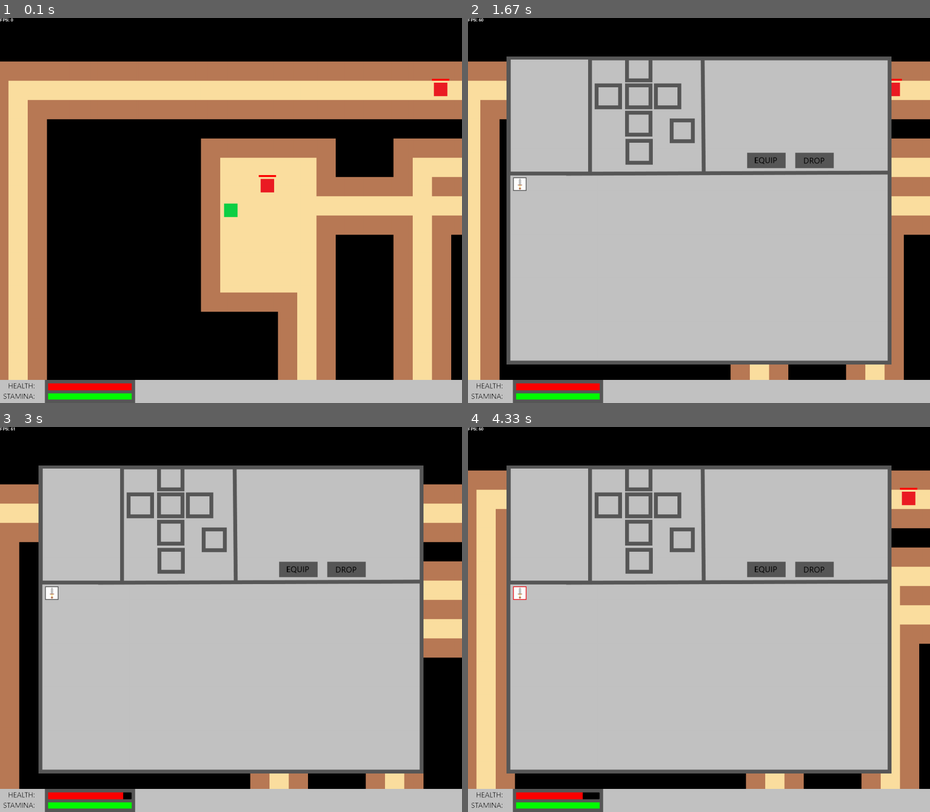
Above: before the commit, frames 1-4 (two rows, left to right).
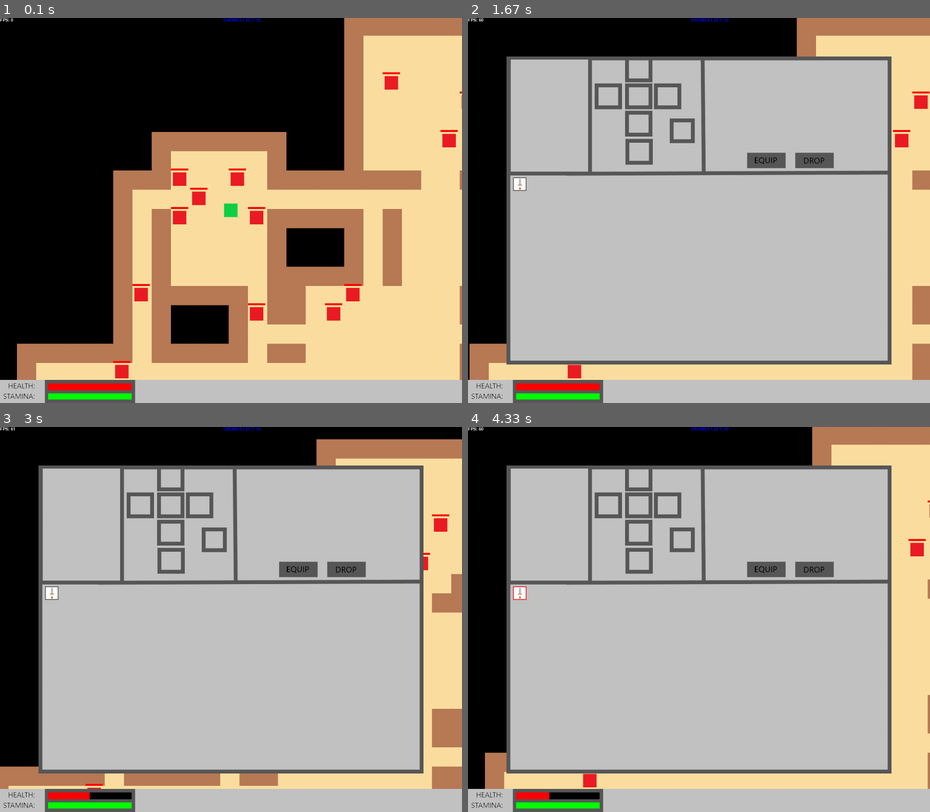
Above: after the commit, the same moments.

Repository: legotrainkid/Python-Pygame-Dungeon-Crawler
Game: pygame game, started from main.py
The game is run twice, just before and just after one commit, with the same random seed, the same clock (stepped at 60 frames per second) and the same inputs.
Inputs (mouse positions are in pixels of both pictures, inside the frame that each line leads up to):
- Up to frame 1 (0.1 s): no input
- Up to frame 2 (1.67 s): right-click (680, 225) at 0.38 s; click "FPS: 61" at 0.72 s; tap E at 1 s; hold D from 1.33 s (still down)
- Up to frame 3 (3 s): release D at 1.8 s; hold W 1.83-2.13 s; hold D 2.17-2.63 s; hold A from 2.67 s (still down)
- Up to frame 4 (4.33 s): release A at 3.2 s; hold S 3.23-3.53 s; hold A 3.57-3.97 s; click (518, 592) at 4.05 s

The runs differ from the first frame. In frame 1, 60% of the frame differs, in the area x 0-100%, y 0-94%; in frame 2, 18%; in frame 3, 15%; in frame 4, 18%.

Commit message:
Added arrows

Diff:
--- a/ENTITIES.py
+++ b/ENTITIES.py
@@ -1,4 +1,26 @@
 import pygame
+
+class Arrow(pygame.sprite.Sprite):
+    def __init__(self, x, y, image, damage):
+        super().__init__()
+
+        self.image = image.convert_alpha()
+
+        self.rect = self.image.get_rect()
+        self.rect.x = x
+        self.rect.y = y
+
+        self.change_x = 0
+        self.change_y = 0
+
+        self.damage = damage
+
+    def update(self, move):
+        self.rect.x += move[0] + self.change_x
+        self.rect.y += move[1] + self.change_y
+
+    def draw(self, screen):
+        screen.blit(self.image, self.rect)
 
 class Tile(pygame.sprite.Sprite):
     def __init__(self, image, x, y, barrier, pos, SCREENSIZE):
@@ -72,7 +94,6 @@
             self.update_frames = 0
 
     def attack(self):
-        print("attacked")
         return self.damage
 
     @property
@@ -121,7 +142,11 @@
         self.MAX_HEALTH = self.health
 
     def update(self, move):
-        self.move_to_player()
+        if not self.is_dead:
+            self.move_to_player()
+        else:
+            self.to_move_x = 0
+            self.to_move_y = 0
         self.rect.x += move[0]+self.to_move_x
         self.rect.y += move[1]+self.to_move_y
 
@@ -156,18 +181,17 @@
     def draw(self, screen):
         if self.on_screen:
             screen.blit(self.image, self.rect)
-
-            pygame.draw.rect(screen, (0, 0, 0),
-                                       [self.rect.x-5,
-                                        self.rect.y-10,
-                                        45,
-                                        5])
-
-            pygame.draw.rect(screen, (255, 0, 0),
-                                        [self.rect.x-5,
-                                        self.rect.y-10,
-                                        int(45*(self.health/self.MAX_HEALTH)),
-                                        5])
+            if not self.is_dead:
+                pygame.draw.rect(screen, (0, 0, 0),
+                                           [self.rect.x-5,
+                                            self.rect.y-10,
+                                            45,
+                                            5])
+                pygame.draw.rect(screen, (255, 0, 0),
+                                            [self.rect.x-5,
+                                            self.rect.y-10,
+                                            int(45*(self.health/self.MAX_HEALTH)),
+                                            5])
 
     def move(self):
         if self.path:
@@ -250,16 +274,18 @@
 
     def draw(self, screen):
         screen.blit(self.image, self.rect)
-        pygame.draw.rect(self.screen, self.colors["red"],
-                                       [self.HEALTH_POS[0],
-                                        self.HEALTH_POS[1],
-                                        int(self.HEALTH_POS[2]*(self.player.health/self.player.MAX_HEALTH)),
-                                        self.HEALTH_POS[3]])
-        pygame.draw.rect(self.screen, self.colors["green"],
-                                       [self.STAMINA_POS[0],
-                                        self.STAMINA_POS[1],
-                                        int(self.STAMINA_POS[2]*(self.player.stamina/self.player.MAX_STAMINA)),
-                                        self.STAMINA_POS[3]])
+        if self.player.health > 0:
+            pygame.draw.rect(self.screen, self.colors["red"],
+                                           [self.HEALTH_POS[0],
+                                            self.HEALTH_POS[1],
+                                            int(self.HEALTH_POS[2]*(self.player.health/self.player.MAX_HEALTH)),
+                                            self.HEALTH_POS[3]])
+        if self.player.stamina > 0:
+            pygame.draw.rect(self.screen, self.colors["green"],
+                                           [self.STAMINA_POS[0],
+                                            self.STAMINA_POS[1],
+                                            int(self.STAMINA_POS[2]*(self.player.stamina/self.player.MAX_STAMINA)),
+                                            self.STAMINA_POS[3]])
 
 class Inventory(pygame.sprite.Sprite):
     def __init__(self, player):
--- a/ITEMS.py
+++ /dev/null
@@ -1,9 +0,0 @@
-
-
-def load():
-    import pygame
-    pygame.init()
-    items = {"sword" : {"image" : pygame.image.load("graphics/items/inventory/sword.png").convert(),
-                                 "selected" : pygame.image.load("graphics/items/inventory/sword_selected.png").convert(),
-                                 "type" : "melee"}}
-    return items
--- a/main.py
+++ b/main.py
@@ -4,6 +4,8 @@
 import generation
 import pathfinding
 import ENTITIES
+import ANIMATIONS
+import DATA
 
 pygame.init()
 
@@ -21,8 +23,11 @@
         self.FPS_FONT = pygame.font.Font("freesansbold.ttf", 11)
         self.SCORE_FONT = pygame.font.Font("freesansbold.ttf", 18)
         self.MOVE_SPEED = 2
-        self.MAPSIZE = 80
+        self.MAPSIZE = 40
         self.FPS = 60
+        self.NUM_ENEMIES = 50
+        self.PLAYER_DAMAGE = 5
+        self.ARROW_SPEED = 10
 
         self.score = 0
         self.game_running = True
@@ -31,7 +36,7 @@
 
         self.screen.fill(self.BLACK)
 
-        import DATA
+
 
         self.items = DATA.load_items()
 
@@ -55,6 +60,7 @@
         self.all_sprites = pygame.sprite.Group()
         self.walls = pygame.sprite.Group()
         self.enemies = pygame.sprite.Group()
+        self.projectiles = pygame.sprite.Group()
 
         self.spawned_tiles = []
 
@@ -77,8 +83,8 @@
             y_v += 50
             x_v = 0
             i = 0
-        self.player = ENTITIES.Player(30, 500, 1, SCREENSIZE)
-        self.spawn_enemies(10)
+        self.player = ENTITIES.Player(30, 500, self.PLAYER_DAMAGE, SCREENSIZE)
+        self.spawn_enemies(self.NUM_ENEMIES)
 
         self.all_sprites.add(self.player)
 
@@ -90,7 +96,7 @@
         self.all_sprites.add(self.inventory)
         self.inventory.add_item(self.items["sword"])
 
-        import ANIMATIONS
+
 
         player_anim = DATA.load_player_anim()
         self.player_animator = ANIMATIONS.Animator(self.player, player_anim)
@@ -152,6 +158,37 @@
     def update(self):
         for sprite in self.all_sprites.sprites():
             sprite.update(move)
+
+    def shoot_projectile(self, x, y):
+        start_x = self.player.rect.x + 7.5
+        start_y = self.player.rect.y + 7.5
+
+        # Get from the mouse the destination location for the bullet
+        # IMPORTANT! If you have a scrolling screen, you will also need
+        # to add in self.view_bottom and self.view_left.
+        dest_x = x-10
+        dest_y = y-10
+
+        # Do math to calculate how to get the bullet to the destination.
+        # Calculation the angle in radians between the start points
+        # and end points. This is the angle the bullet will travel.
+        x_diff = dest_x - start_x
+        y_diff = dest_y - start_y
+        angle = math.atan2(y_diff, x_diff)
+
+        # Angle the bullet sprite so it doesn't look like it is flying
+        # sideways.
+        image = pygame.image.load("graphics/items/projectiles/arrow.png")
+        arrow = ENTITIES.Arrow(start_x, start_y, pygame.transform.rotate(image, -math.degrees(angle)), 10)
+
+        # Taking into account the angle, calculate our change_x
+        # and change_y. Velocity is how fast the bullet travels.
+        arrow.change_x = math.cos(angle) * self.ARROW_SPEED
+        arrow.change_y = math.sin(angle) * self.ARROW_SPEED
+
+        # Add the bullet to the appropriate lists
+        self.all_sprites.add(arrow)
+        self.projectiles.add(arrow)
 
     def main(self):
         global move
@@ -234,6 +271,9 @@
                                 y = -1
                             else:
                                 y = 1
+                        elif event.button == 3:
+                            mouse_sprite.rect.x , mouse_sprite.rect.y = pygame.mouse.get_pos()
+                            self.shoot_projectile(mouse_sprite.rect.x , mouse_sprite.rect.y)
 
 
             if self.player.sprint:
@@ -330,21 +370,46 @@
                         enemy.path = pathfinding.search(tile_map, 1, start, end)
                     continue
 
+            for arrow in self.projectiles.sprites():
+                wall_list = pygame.sprite.spritecollide(arrow, self.walls, False)
+                if wall_list:
+                    arrow.kill()
+                    del arrow
+                else:
+                    enemies_list = pygame.sprite.spritecollide(arrow, self.enemies, False)
+                    for enemy in enemies_list:
+                        enemy.health -= arrow.damage
+                    if enemies_list:
+                        arrow.kill()
+                        del arrow
+
+            killed = True
+            left = 0
             for enemy in enemies:
                 if x != 0 and self.player.can_attack:
                     lower_x = SCREENSIZE[0]/2-self.player.attack_range
                     upper_x = SCREENSIZE[0]/2+self.player.attack_range
-                    print(1)
                     if lower_x < enemy.rect.x < upper_x:
                         lower_y = SCREENSIZE[1]/2-self.player.attack_range
                         upper_y = SCREENSIZE[1]/2+self.player.attack_range
-                        print(2)
                         if lower_y < enemy.rect.y < upper_y:
-                            print(3)
-                            if enemy.rect.x < 0 and x < 0 and enemy.rect.y < 0 and y < 0:
+                            if enemy.rect.x > SCREENSIZE[0]/2:
+                                e_x = -1
+                            else:
+                                e_x = 1
+                            if enemy.rect.y > SCREENSIZE[1]/2:
+                                e_y = -1
+                            else:
+                                e_y = 1
+                            if e_x == x and e_y == y:
                                 enemy.health -= self.player.attack()
-                            if enemy.rect.x > 0 and x > 0 and enemy.rect.y > 0 and y > 0:
-                                enemy.health -= self.player.attack()
+                if not enemy.is_dead:
+                    killed = False
+                    left += 1
+                else:
+                    enemy.remove(self.enemies)
+
+
             x, y = 0, 0
 
             for animator in self.animators:
@@ -354,8 +419,15 @@
                 sprite.draw(self.screen)
 
             self.update_fps()
+            enemy_num_text = "ENEMIES LEFT: " + str(left)
+            enemy_text = self.FPS_FONT.render(enemy_num_text, 1, self.BLUE)
+            self.screen.blit(enemy_text, (580,0))
             pygame.display.flip()
             self.clock.tick(self.FPS)
+
+            if killed:
+                game_over = True
+                self.game_running = False
 
         if self.player.health == 0:
             lost = True
@@ -371,9 +443,9 @@
             if lost:
                 text = "Game Over: You Lost"
             else:
-                "Game Over: You Win"
-
-        to_display = self.SCORE_FONT.render(text, 1, self.RED)
+                text = "Game Over: You Win"
+
+        to_display = self.SCORE_FONT.render(text, 1, self.WHITE)
         self.screen.blit(to_display, (600,500))
         pygame.display.flip()
         running = True
Binary file added: graphics/items/projectiles/arrow.png
